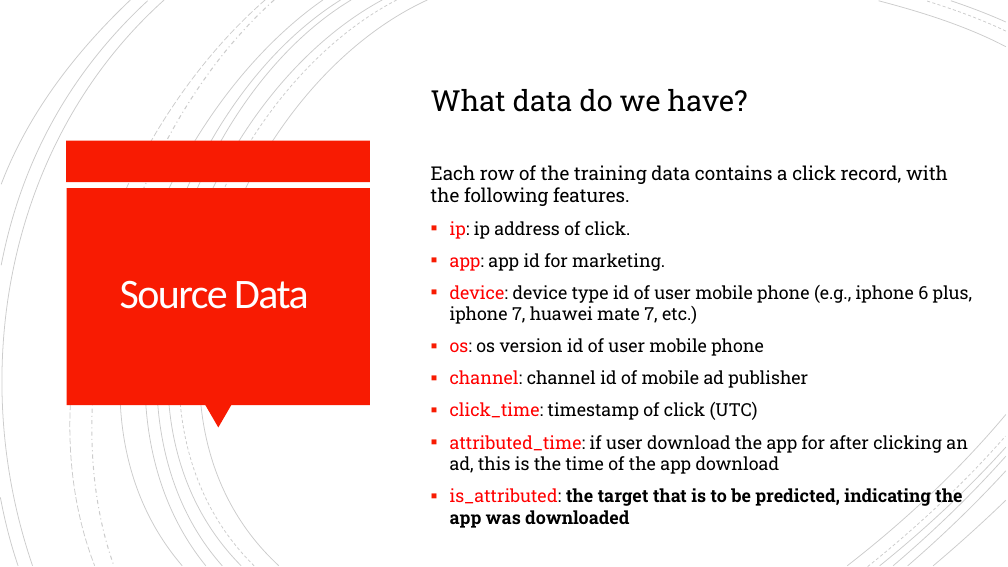
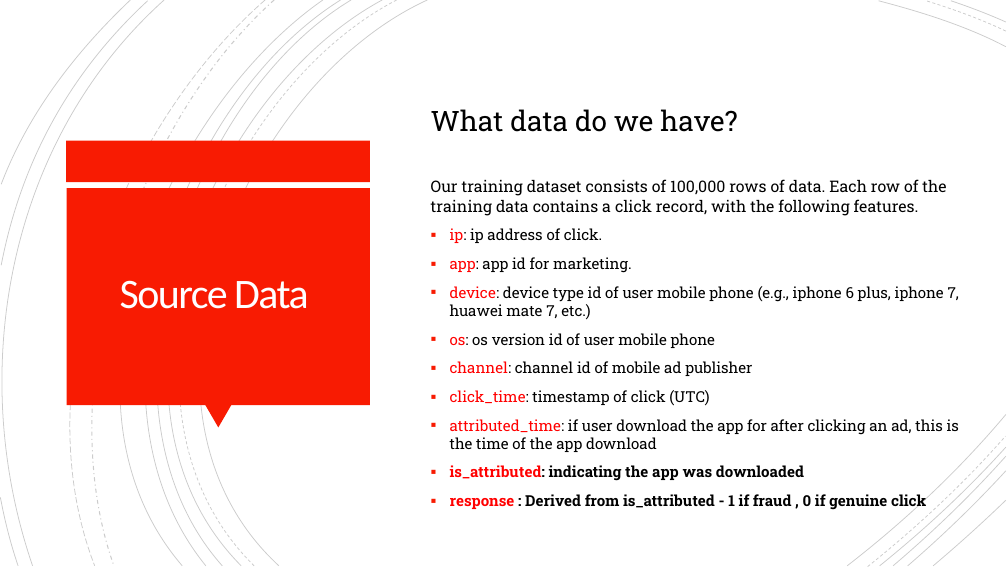
Before and after one commit to ChiruGit/MLProject, a slide deck: slide 4 of MLFinalProject-AdFraudDetection using ConvNeuralNetworks.pptx. Drawn at 1008x567 pixels with LibreOffice and Linux fonts; fonts in the diff are those of the drawing. Boxes give left, top, right and bottom in pixels: in the first picture for what was removed or moved away, otherwise in the second. Text is boxed around its words. In the diff, an @@ line names an element or a change of style, - is before the commit and + after.

```diff
--- a/MLFinalProject-AdFraudDetection using ConvNeuralNetworks.pptx
+++ b/MLFinalProject-AdFraudDetection using ConvNeuralNetworks.pptx
@@ text at box(431, 109, 959, 452): size 27.6 to 26.8 pt in "What data do we have?"; size 17.1 to 14.4 pt in "ip: ip address of click.", "app: app id for marketing.", "device: device type id of user mobile ...", "os: os version id of user mobile ..." and 3 more places @@
@@ text at box(431, 179, 946, 216): text changed; size 18.1 to 15.2 pt @@
-Each row of the training data contains a click record, with the following features.
+Our training dataset consists of 100,000 rows of data. Each row of the training data contains a click record, with the following features.
@@ text at box(450, 465, 926, 510): text changed; size 17.1 to 14.4 pt @@
-▪ is_attributed: the target that is to be predicted, indicating the app was downloaded
+▪ is_attributed: indicating the app was downloaded
+▪ response : Derived from is_attributed - 1 if fraud , 0 if genuine click
```
Also in this commit, not shown: 2 other slides changed, 5 slides added, 1 other file.
